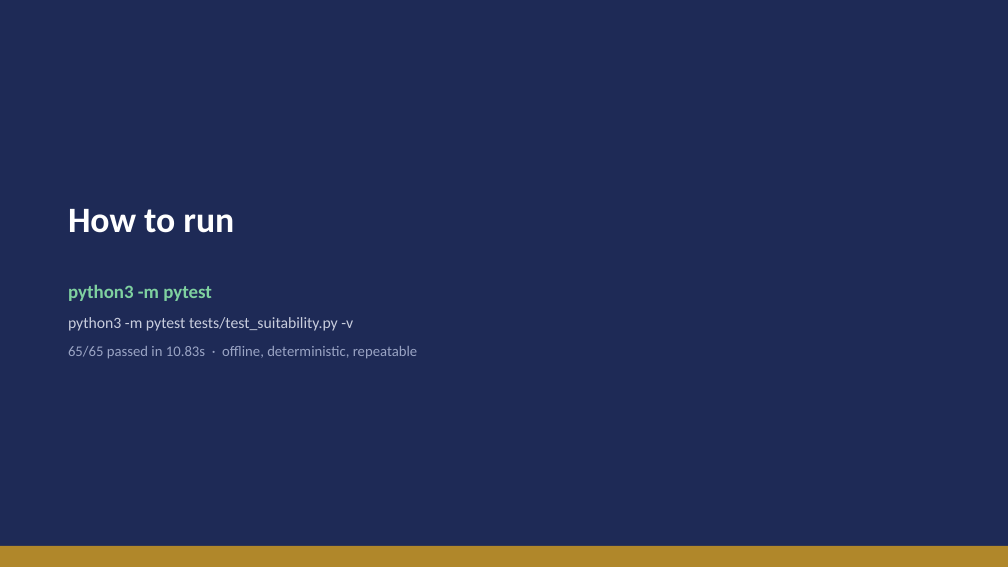
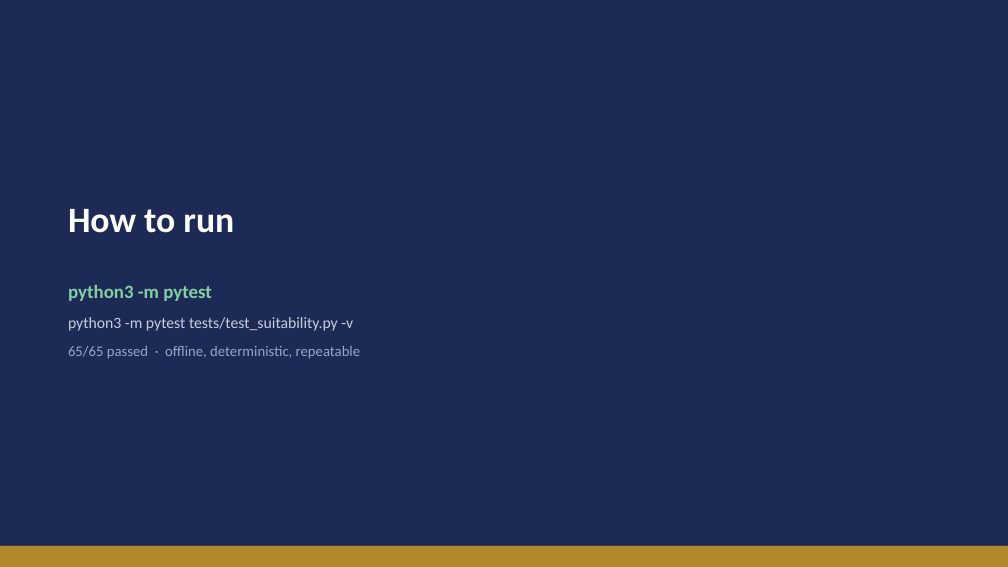
Before and after one commit to desmond108/family-office-copilot, a slide deck: slide 10 of Meridian_Copilot_Test_Report.pptx. Drawn at 1008x567 pixels with LibreOffice and Linux fonts; fonts in the diff are those of the drawing. Boxes give left, top, right and bottom in pixels: in the first picture for what was removed or moved away, otherwise in the second. Text is boxed around its words. In the diff, an @@ line names an element or a change of style, - is before the commit and + after.

```diff
--- a/Meridian_Copilot_Test_Report.pptx
+++ b/Meridian_Copilot_Test_Report.pptx
@@ text at <box>68,346,360,359</box>: text changed @@
-65/65 passed in 10.83s · offline, deterministic, repeatable
+65/65 passed · offline, deterministic, repeatable
```
Also in this commit, not shown: 1 other slide changed, 4 other files.
